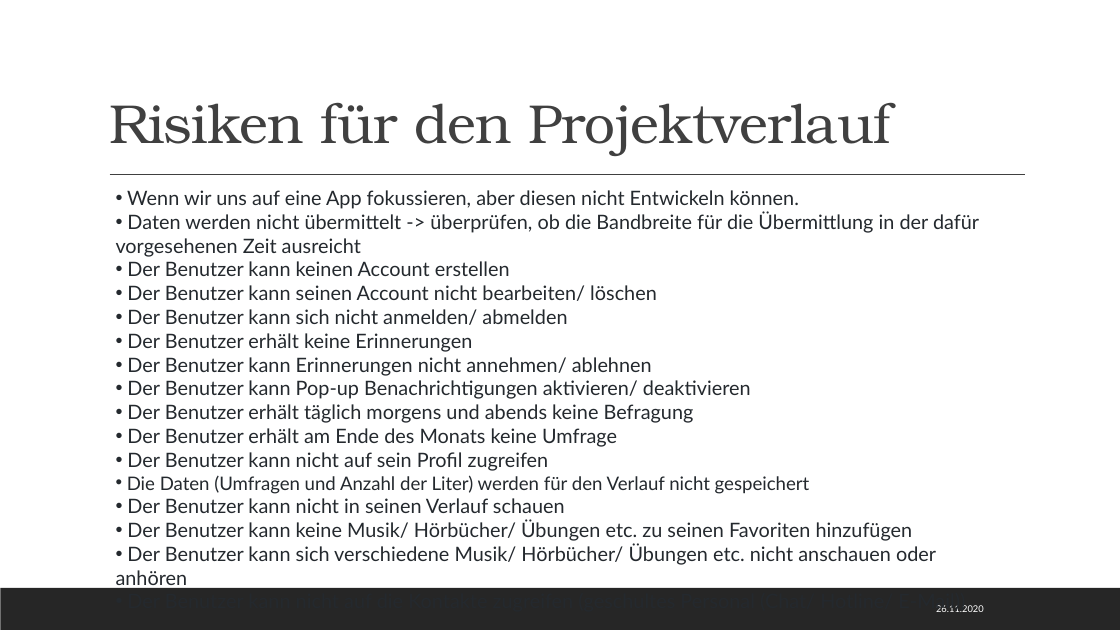
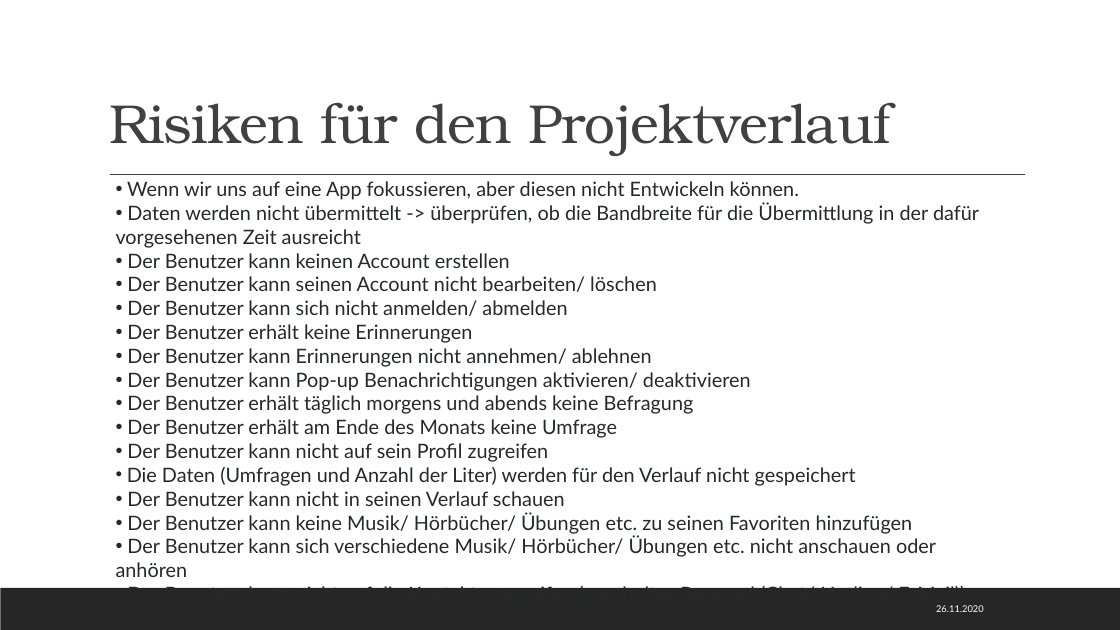
Before and after one commit to Kplacken/EPWS2020SerttasPlackenhohn, a slide deck: slide 14 of Audit 1/WS2020_SerttasPlackenhohn_Audit1.pptx. Drawn at 1120x630 pixels with LibreOffice and Linux fonts; fonts in the diff are those of the drawing. Boxes give left, top, right and bottom in pixels: in the first picture for what was removed or moved away, otherwise in the second. Text is boxed around its words. In the diff, an @@ line names an element or a change of style, - is before the commit and + after.

```diff
--- a/Audit 1/WS2020_SerttasPlackenhohn_Audit1.pptx
+++ b/Audit 1/WS2020_SerttasPlackenhohn_Audit1.pptx
@@ text "Wenn wir uns auf eine ...": place and size @@
-text "Wenn wir uns auf eine ..." at <box>116,190,979,612</box>
+text "Wenn wir uns auf eine ..." at <box>116,181,979,606</box>
@@ text at <box>127,467,856,486</box>: size 16 to 17 pt in "Die Daten (Umfragen und Anzahl der Liter) ..." @@
```
Also in this commit, not shown: 6 other slides changed.
